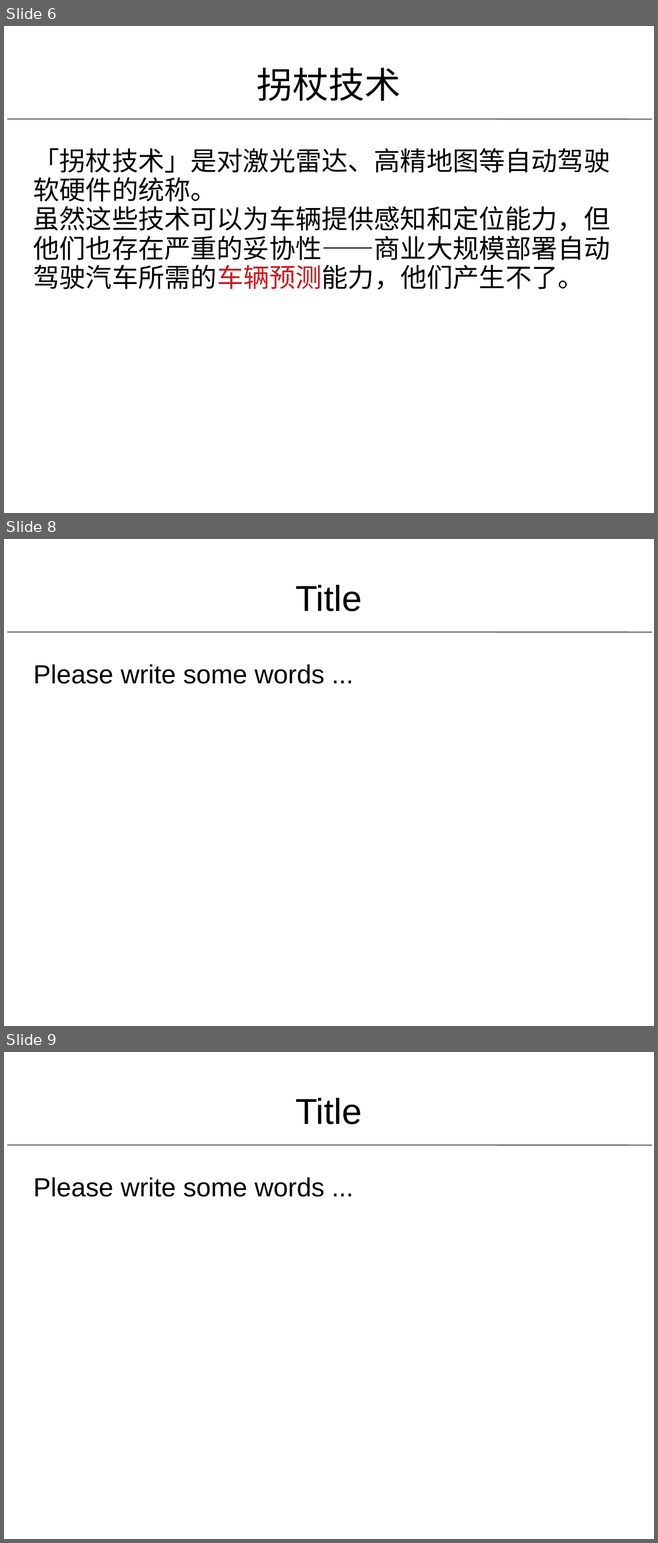
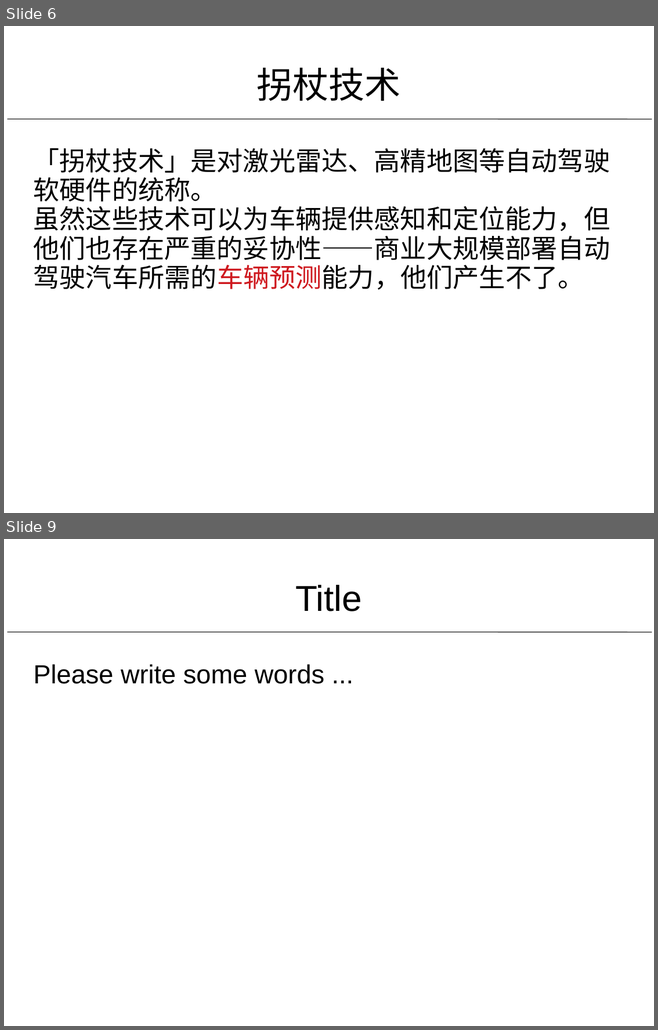
Before and after one commit to delldu/Study, a slide deck: document/Auto Pilot.ppt. Shown one above the other, each under a label of ours: slides 6, 8 and 9 before the commit, slides 6 and 9 after it; the slides between them are not shown. The pictures are 658x1543 and 658x1030 pixels, drawn with LibreOffice and Linux fonts; fonts in the diff are those of the drawing. Boxes give left, top, right and bottom in pixels: in the first picture for what was removed or moved away, otherwise in the second. Text is boxed around its words. In the diff, an @@ line names an element or a change of style, - is before the commit and + after.

```diff
--- a/document/Auto Pilot.ppt
+++ b/document/Auto Pilot.ppt
@@ slide 8 removed at (x1=4, y1=539, x2=654, y2=1026), background #FFFFFF @@
@@ text removed at (x1=295, y1=585, x2=362, y2=611) @@
-Title
@@ line removed from (7, 632) to (651, 632) @@
@@ text removed at (x1=34, y1=664, x2=324, y2=684) @@
-Please write some words ...
```
Also in this commit, not shown: 1 slide changed, 2 slides added, 1 other slide removed, 4 other files.
